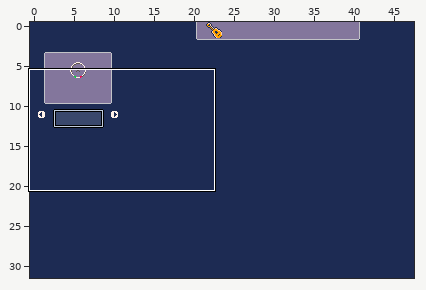
LDtk project -- tiny-cli/src/main/resources/sfx/editor.ldtk. Above, an overview of the earlier version with the close-up marked.
Close-up. As it was:
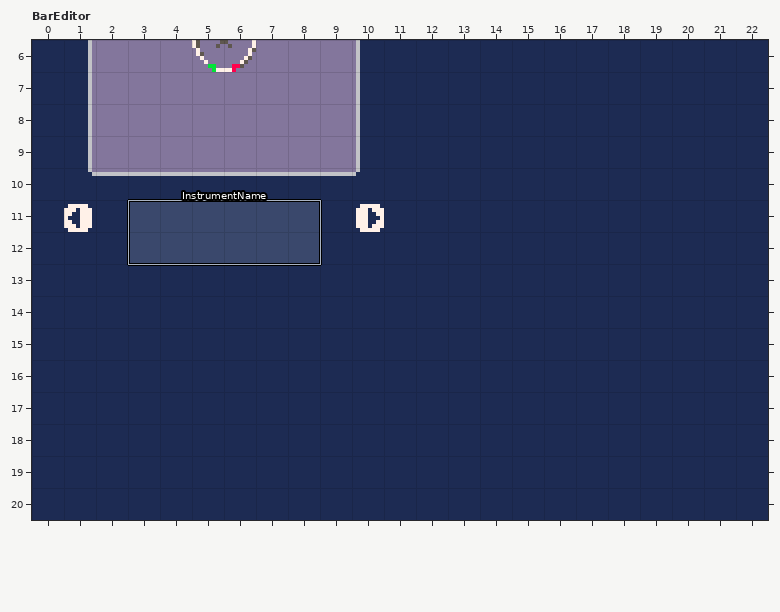
Cells are 8x8 px. Shown: BarEditor x 0..22, y 6..20.
New version:
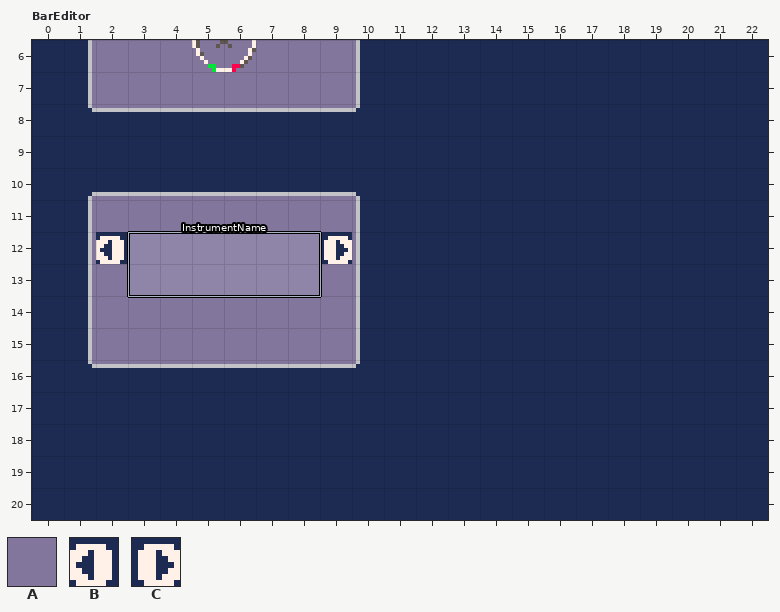
Key: from "IntGrid": A 1; from "Sfx": B 21, C 22.
_ is an empty cell, . an unchanged one.
Objects are placed by their top-left corner, in cells (3,4 is the top-left corner of cell 3,4); size is 1x1 cell unless given.
Log entry: Instrument selector in the bar editor
Edits made:
--- layer "IntGrid"
@@ x 1..10 @@
- 9 AAAAAAAAAA
+ 9 __________
@@ x 1..10 @@
-11 __________
-12 __________
-13 __________
-14 __________
-15 __________
-16 __________
+11 AAAAAAAAAA
+12 AAAAAAAAAA
+13 AAAAAAAAAA
+14 AAAAAAAAAA
+15 AAAAAAAAAA
+16 AAAAAAAAAA
--- layer "Entities"
-"InstrumentName" rectangle at 3,11 size 6x2
+"InstrumentName" rectangle at 3,12 size 6x2
-B "MenuItem" at 1,11
+B "MenuItem" at 2,12
-C "MenuItem" at 10,11
+C "MenuItem" at 9,12
